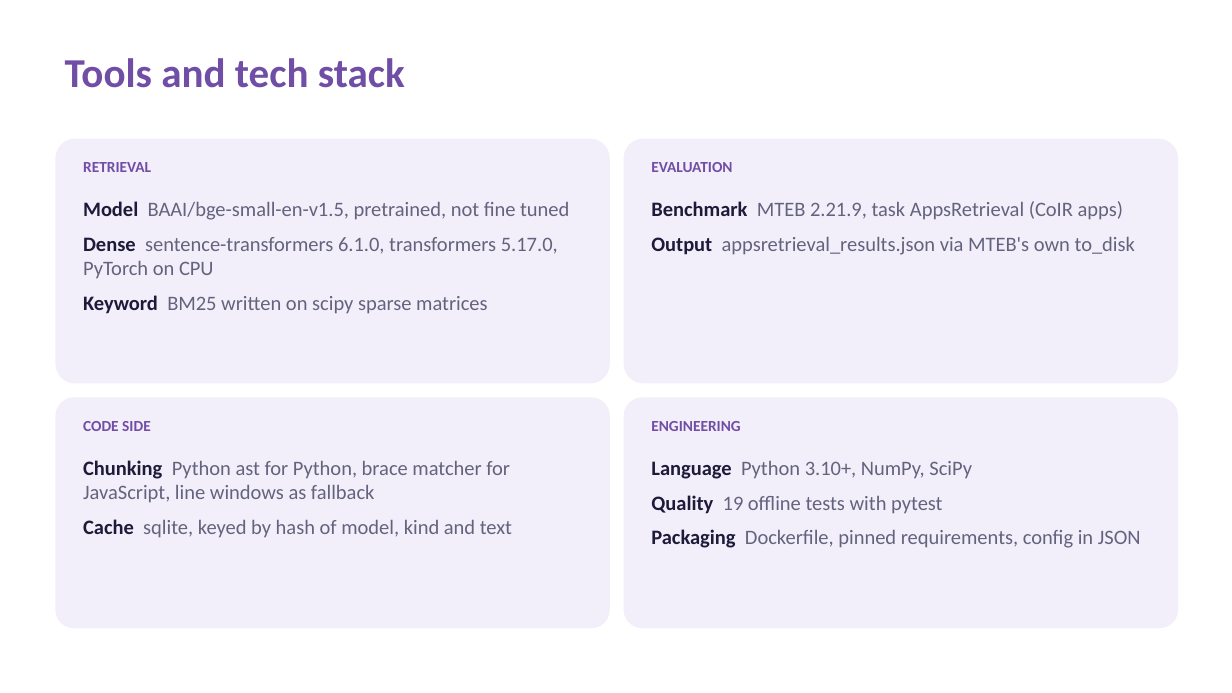
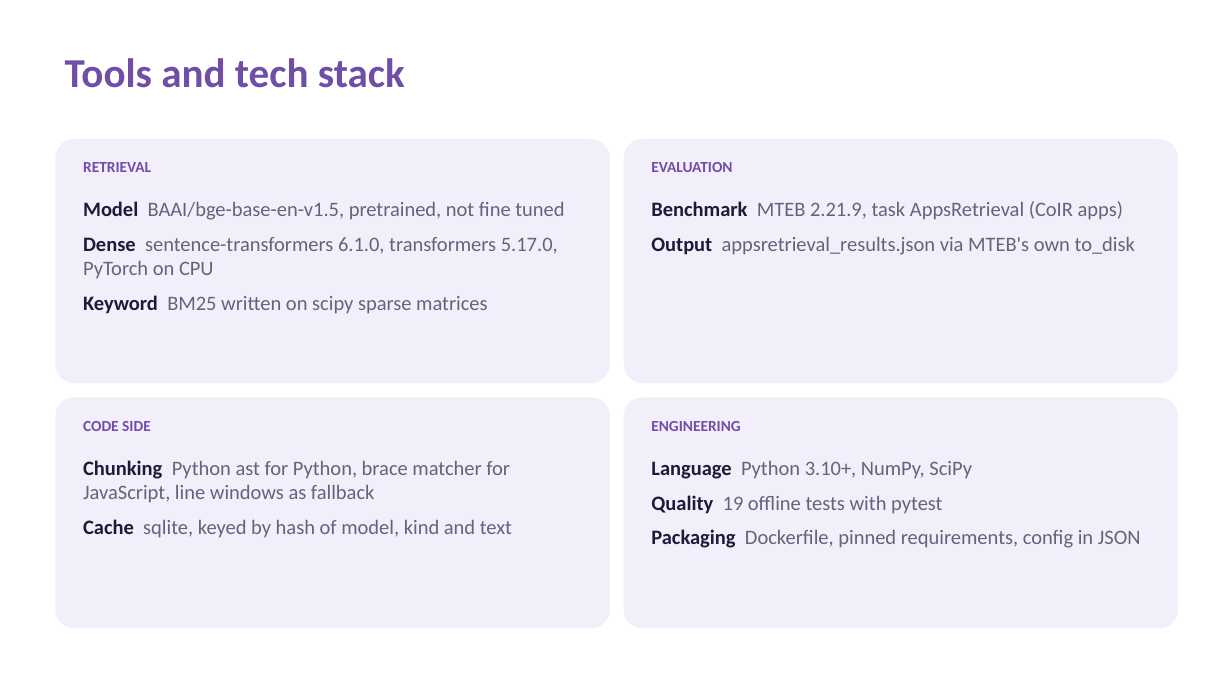
Before and after one commit to pj4real/prism-code-retrieval, a slide deck: slide 6 of submission/VITV_Procrastinators_Submission.pptx. Drawn at 1232x693 pixels with LibreOffice and Linux fonts; fonts in the diff are those of the drawing. Boxes give left, top, right and bottom in pixels: in the first picture for what was removed or moved away, otherwise in the second. Text is boxed around its words. In the diff, an @@ line names an element or a change of style, - is before the commit and + after.

Commit message:
Submit bge-base result (NDCG@10 0.06959), list both full runs
- configs/default.json uses bge-base, the model behind the submitted results file
- run_summary.json from the bge-base run on a teammate's Windows laptop, CPU only
- runs/ keeps the summary of every full run; README says the model was picked on the test split
- deck and AI disclosure name BAAI/bge-base-en-v1.5 and show the new scores
- demo_output.txt regenerated with bge-base

```diff
--- a/submission/VITV_Procrastinators_Submission.pptx
+++ b/submission/VITV_Procrastinators_Submission.pptx
@@ text at <box>83,201,564,220</box>: text changed @@
-Model BAAI/bge-small-en-v1.5, pretrained, not fine tuned
+Model BAAI/bge-base-en-v1.5, pretrained, not fine tuned
```
Also in this commit, not shown: 2 other slides changed, 12 other files.
